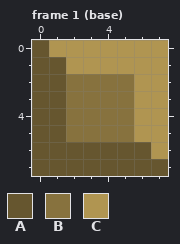
One commit to this pixel-art file: assets/tiles/tilesets/8px/tile.ase. The first picture shows the starting point.
8x8 pixels, 2 frames. Shown: frame 1 (base). The commit also changed other frames, which this record leaves out.
Palette (. is transparent): A #66562f  B #87723e  C #b09551
The same view after the edit:
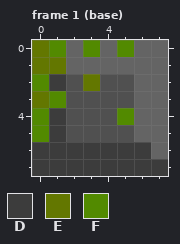
Colours new in this view: D #3c3c3c  E #637700  F #528a00
Edits made:
layer "Tiles" added
layer "Grass" added
layer "Layer 1" removed
Colour B changes from #87723e to #505050.
Colour C changes from #b09551 to #646464.
Frame 1 (base), layers "Grass", "Tiles":
Colour D replaces colour A in row 2 at x 1; in rows 4 to 5 at x 1; in row 6 at x 0 to 6; in row 7 at x 0 to 7.
Colour E replaces colour A in row 0 at x 0; in row 1 at x 0 to 1; in row 3 at x 0.
Colour E replaces colour B in row 2 at x 3.
Colour F replaces colour A in row 2 at x 0; in row 3 at x 1; in rows 4 to 5 at x 0.
Colour F replaces colour B in row 4 at x 5.
Colour F replaces colour C in row 0 at x 1, 3 and 5.
Boxes around the changes in both pictures, in picture pixels (x1, y1, x2, y2):
changed: (32, 40, 168, 176)
